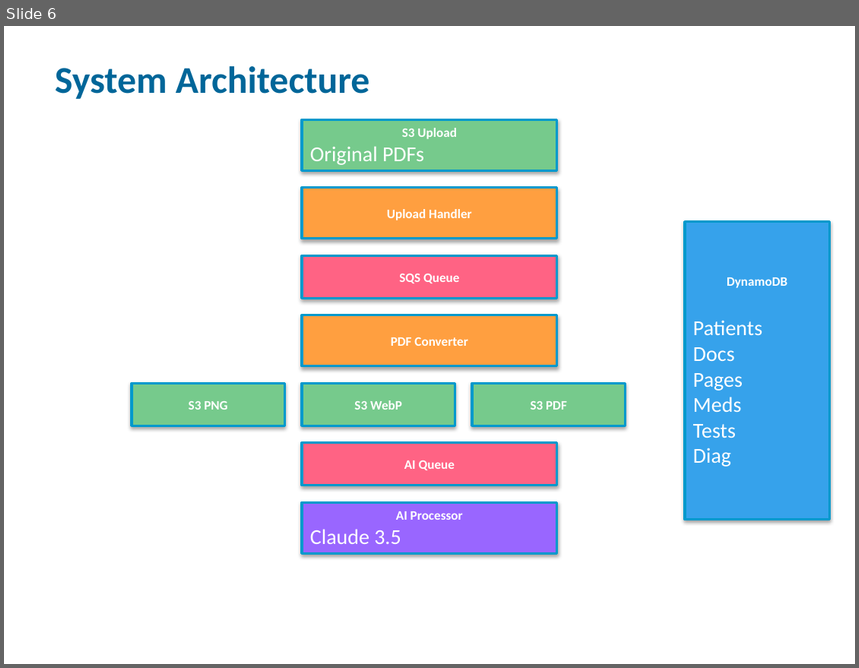
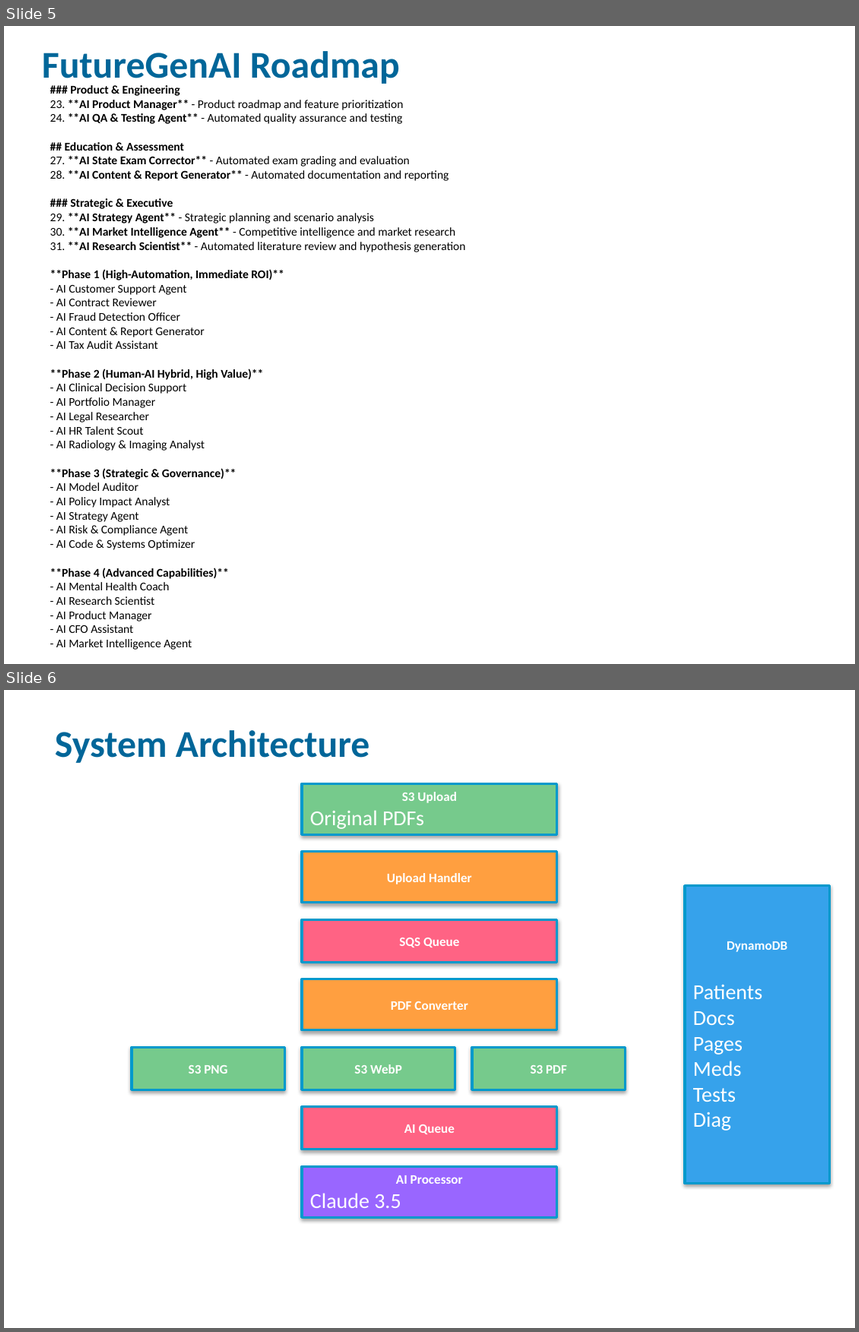
Before and after one commit to cmccar09/HealthAI, a slide deck: HealthAI_Architecture_Costs_Performance.pptx. Shown one above the other, each under a label of ours: slide 6 before the commit, slides 5 and 6 after it. The pictures are 859x668 and 859x1332 pixels, drawn with LibreOffice and Linux fonts; fonts in the diff are those of the drawing. Boxes give left, top, right and bottom in pixels: in the first picture for what was removed or moved away, otherwise in the second. Text is boxed around its words. In the diff, an @@ line names an element or a change of style, - is before the commit and + after.

Commit message:
Update project files and documentation

```diff
--- a/HealthAI_Architecture_Costs_Performance.pptx
+++ b/HealthAI_Architecture_Costs_Performance.pptx
@@ slide 5 added at [4, 26, 855, 664], background #FFFFFF @@
@@ text added at [42, 51, 400, 87], 32 pt, text #006699, bold @@
+FutureGenAI Roadmap
@@ text added at [50, 85, 465, 650], 10 pt, text #000000 @@
+### Product & Engineering
+23. **AI Product Manager** - Product roadmap and feature prioritization
+24. **AI QA & Testing Agent** - Automated quality assurance and testing
+## Education & Assessment
+27. **AI State Exam Corrector** - Automated exam grading and evaluation
+28. **AI Content & Report Generator** - Automated documentation and reporting
+### Strategic & Executive
+29. **AI Strategy Agent** - Strategic planning and scenario analysis
+30. **AI Market Intelligence Agent** - Competitive intelligence and market research
+31. **AI Research Scientist** - Automated literature review and hypothesis generation
+**Phase 1 (High-Automation, Immediate ROI)**
+- AI Customer Support Agent
+- AI Contract Reviewer
+- AI Fraud Detection Officer
+- AI Content & Report Generator
+- AI Tax Audit Assistant
+**Phase 2 (Human-AI Hybrid, High Value)**
+- AI Clinical Decision Support
+- AI Portfolio Manager
+- AI Legal Researcher
+- AI HR Talent Scout
+- AI Radiology & Imaging Analyst
+**Phase 3 (Strategic & Governance)**
+- AI Model Auditor
+- AI Policy Impact Analyst
+- AI Strategy Agent
+- AI Risk & Compliance Agent
+- AI Code & Systems Optimizer
+**Phase 4 (Advanced Capabilities)**
+- AI Mental Health Coach
+- AI Research Scientist
+- AI Product Manager
+- AI CFO Assistant
+- AI Market Intelligence Agent
```
Also in this commit, not shown: 3 slides changed, 2 other slides added, 5 slides removed, 7 other files.
